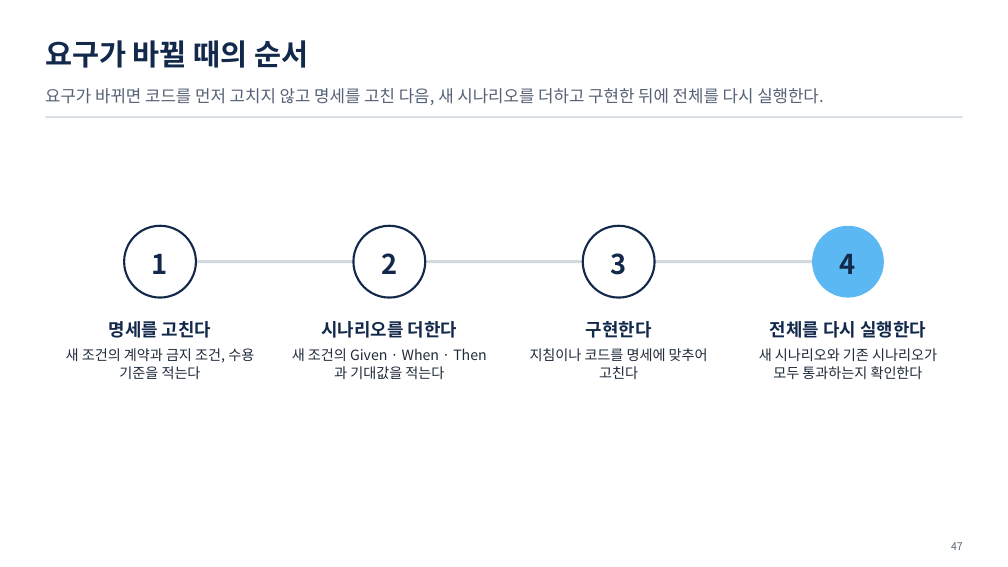
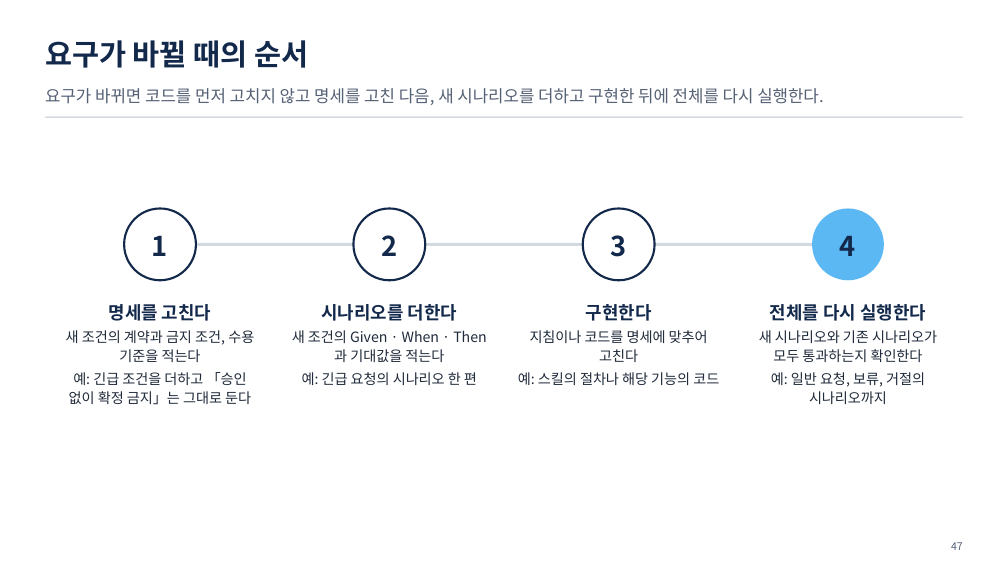
Before and after one commit to uengine-oss/hyd-iot-edu, a slide deck: slide 47 of docs/교재/통합반_오프라인/07회차/통합반_오프라인_07회차.pptx. Drawn at 1008x567 pixels with LibreOffice and Linux fonts; fonts in the diff are those of the drawing. Boxes give left, top, right and bottom in pixels: in the first picture for what was removed or moved away, otherwise in the second. Text is boxed around its words. In the diff, an @@ line names an element or a change of style, - is before the commit and + after.

```diff
--- a/docs/교재/통합반_오프라인/07회차/통합반_오프라인_07회차.pptx
+++ b/docs/교재/통합반_오프라인/07회차/통합반_오프라인_07회차.pptx
@@ 4 texts, 4 ellipses, 1 rectangle: place and size @@
-4 texts, 4 ellipses, 1 rectangle at (124, 226, 884, 298)
+4 texts, 4 ellipses, 1 rectangle at (124, 209, 884, 281)
@@ text "명세를 고친다": place and size @@
-text "명세를 고친다" at (66, 321, 254, 379)
+text "명세를 고친다" at (66, 304, 254, 405)
@@ text "시나리오를 더한다": place and size @@
-text "시나리오를 더한다" at (292, 321, 457, 379)
+text "시나리오를 더한다" at (292, 304, 477, 385)
@@ text "구현한다": place and size @@
-text "구현한다" at (530, 321, 708, 379)
+text "구현한다" at (518, 304, 719, 385)
@@ text "전체를 다시 실행한다": place and size @@
-text "전체를 다시 실행한다" at (759, 321, 937, 379)
+text "전체를 다시 실행한다" at (759, 304, 937, 404)
@@ text at (69, 372, 251, 405): paragraph added @@
+예: 긴급 조건을 더하고 「승인 없이 확정 금지」는 그대로 둔다
@@ text at (302, 372, 477, 385): paragraph added @@
+예: 긴급 요청의 시나리오 한 편
@@ text at (518, 372, 719, 385): paragraph added @@
+예: 스킬의 절차나 해당 기능의 코드
@@ text at (771, 372, 925, 404): paragraph added @@
+예: 일반 요청, 보류, 거절의 시나리오까지
```
Also in this commit, not shown: 10 other slides changed, 35 other files.
